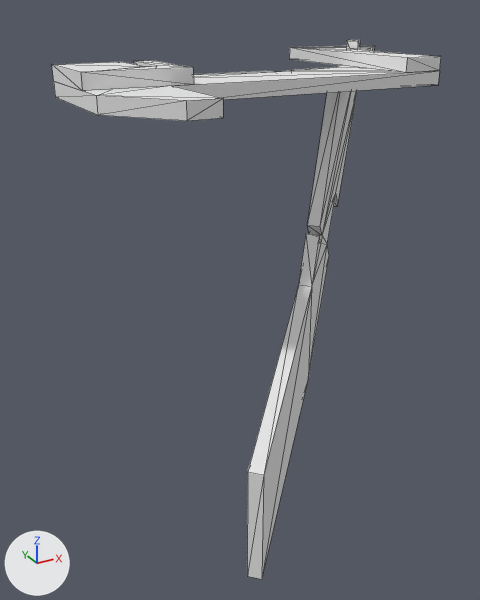
Renders of the OBJ model drake/examples/HAMR-URDF/meshes/RRL4.obj from each side of a commit.
One viewpoint serves both versions: a camera (50 mm lens) standing at (-0.00394, -0.00834, 0.00114) and looking at (0.00286, 0.00402, -0.00504). The lights are fixed; the arrows at lower left show +X, +Y and +Z. Mesh edges are drawn as thin lines. Where no turn or scale is listed for an object, it has been applied to the vertices. Vertices at the same position are counted once.

In view in the first picture: 'RRL4'.
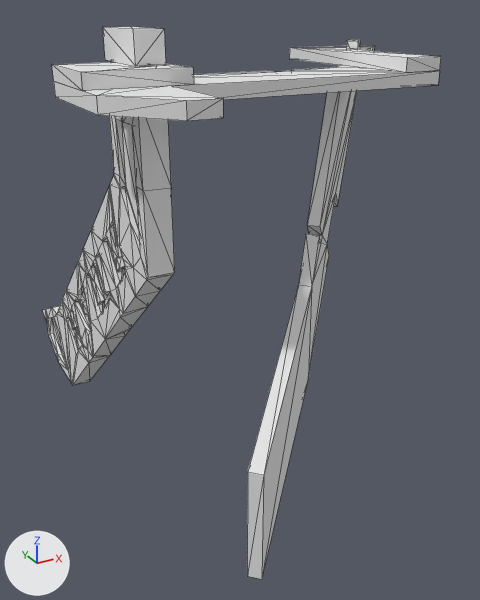
Diff of the bpy script that builds the scene:
```diff
--- a/drake/examples/HAMR-URDF/meshes/RRL4.obj.py
+++ b/drake/examples/HAMR-URDF/meshes/RRL4.obj.py
@@ me_rrl4 @@
 # used by ob_rrl4; location = (0.0, 0.0, 0.0)
-me_rrl4.from_pydata(...)  # 101 vertices, 188 faces; spans x -0.0013..0.00642, y -0.00173..0.00455, z -0.00698..0.00049
+me_rrl4.from_pydata(...)  # 508 vertices, 998 faces; spans x -0.0013..0.00642, y -0.00173..0.01135, z -0.00844..0.00086
+# me_rrl4 part 1: a new loose piece of 407 vertices spanning x -0.0003..0.00018, y 0.00145..0.01135, z -0.00844..0.00086, in mat_defaultmaterial (white #e7e7e7)
 me_rrl4.materials.append(mat_defaultmaterial)
```

What differs and where, as boxes (x1, y1, x2, y2) in the pictures (480 x 600 px):
'RRL4', reshaped: before (52, 40, 441, 579); after (42, 27, 441, 579)
part 1 of me_rrl4, added: after (42, 27, 175, 385)
